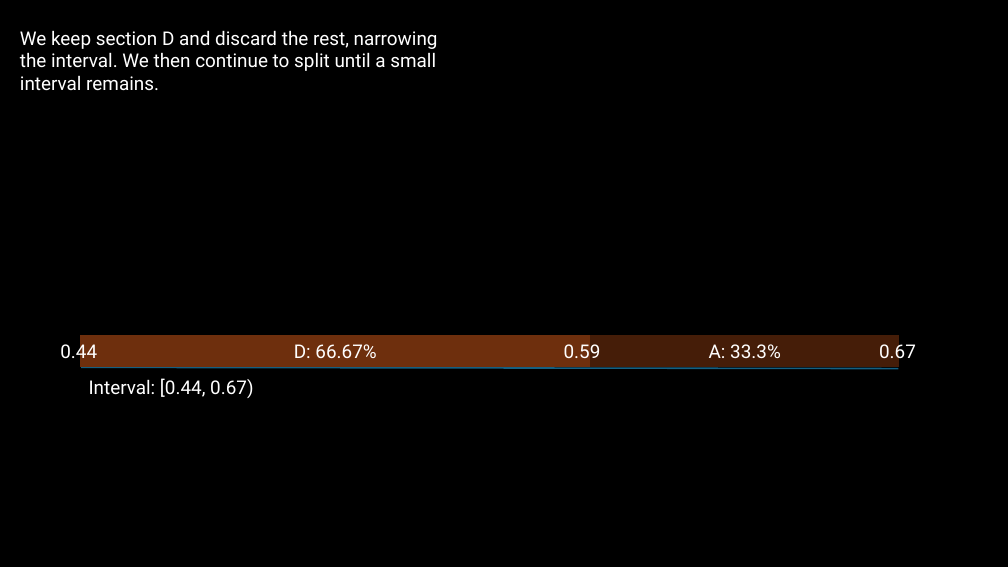
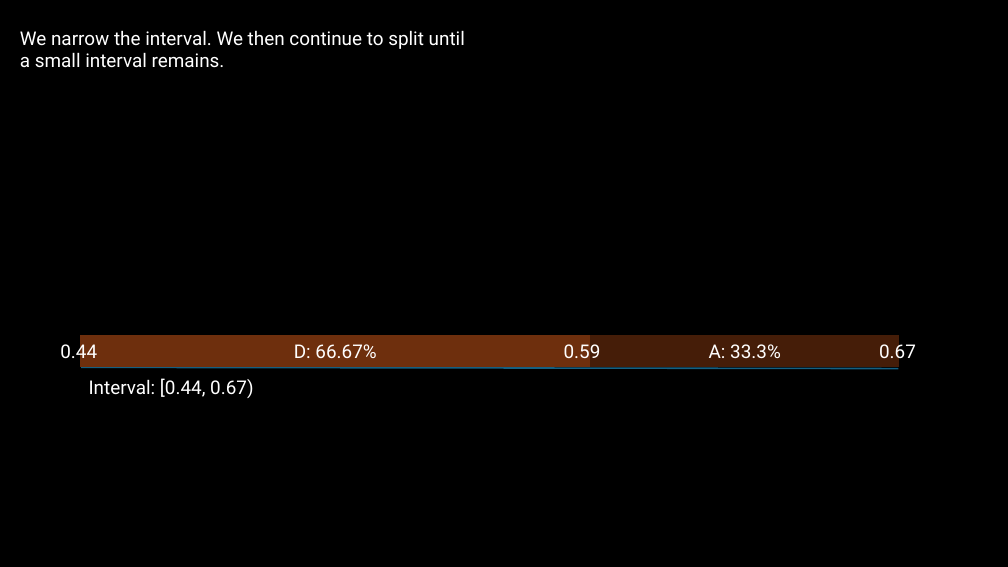
Before and after one commit to Tom-Croft/ECM3428, a slide deck: slide 8 of project_presentation.pptx. Drawn at 1008x567 pixels with LibreOffice and Linux fonts; fonts in the diff are those of the drawing. Boxes give left, top, right and bottom in pixels: in the first picture for what was removed or moved away, otherwise in the second. Text is boxed around its words. In the diff, an @@ line names an element or a change of style, - is before the commit and + after.

```diff
--- a/project_presentation.pptx
+++ b/project_presentation.pptx
@@ text at <box>20,30,465,68</box>: text changed @@
-We keep section D and discard the rest, narrowing the interval. We then continue to split until a small interval remains.
+We narrow the interval. We then continue to split until a small interval remains.
```
Also in this commit, not shown: 7 other slides changed.
